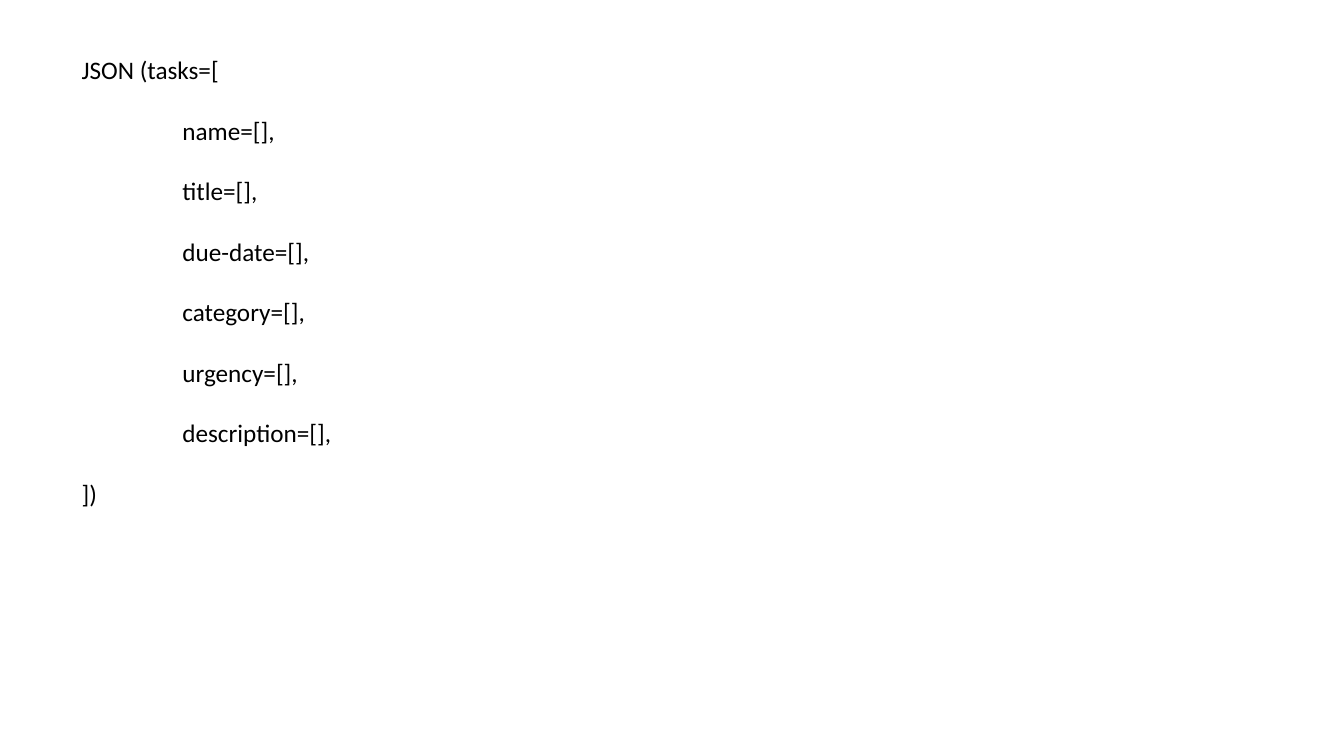
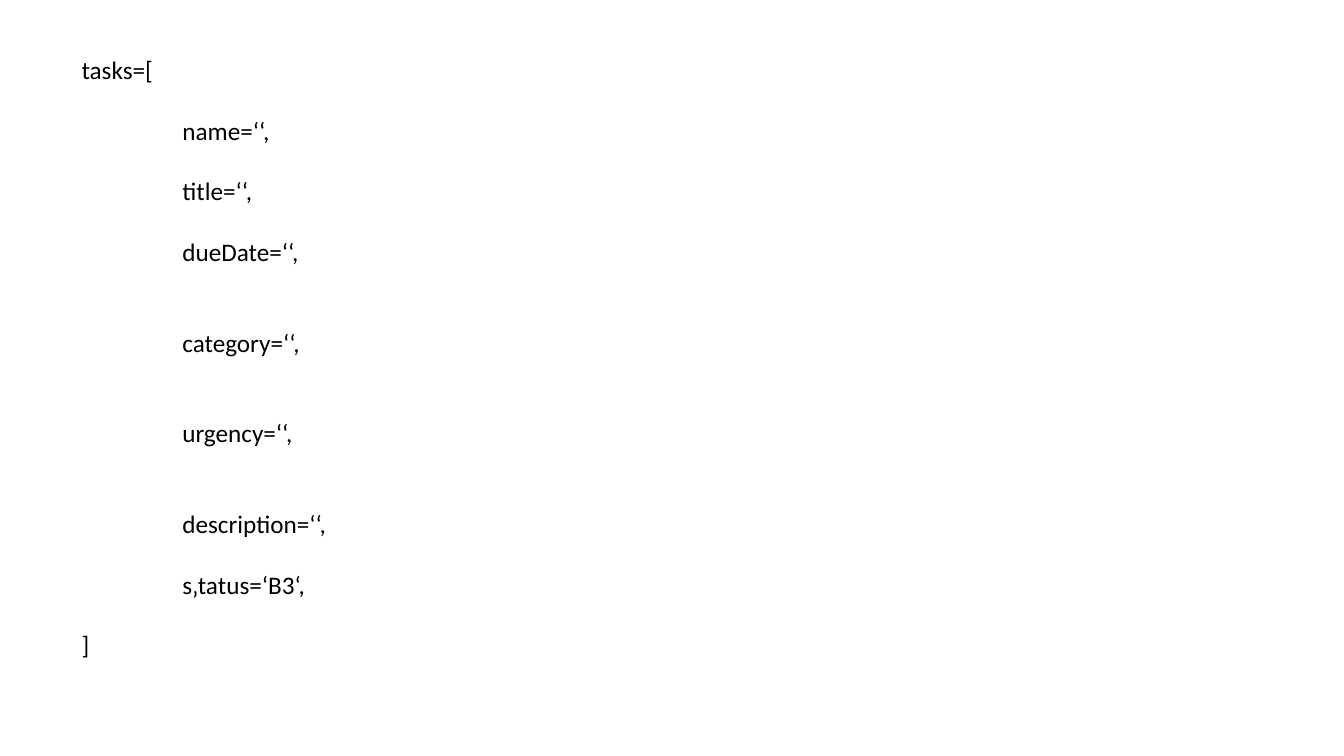
Before and after one commit to DanielRolfs/trello-replica, a slide deck: slide 1 of vorlagen und ideen/Json.pptx. Drawn at 1344x756 pixels with LibreOffice and Linux fonts; fonts in the diff are those of the drawing. Boxes give left, top, right and bottom in pixels: in the first picture for what was removed or moved away, otherwise in the second. Text is boxed around its words. In the diff, an @@ line names an element or a change of style, - is before the commit and + after.

```diff
--- a/vorlagen und ideen/Json.pptx
+++ b/vorlagen und ideen/Json.pptx
@@ text at [82,60,325,598]: text changed @@
-JSON (tasks=[
-name=[],
-title=[],
-due-date=[],
-category=[],
-urgency=[],
-description=[],
-])
+tasks=[
+name=‘‘,
+title=‘‘,
+dueDate=‘‘,
+category=‘‘,
+urgency=‘‘,
+description=‘‘,
+s‚tatus=‘B3‘,
+]
```
Also in this commit, not shown: 4 other files.
